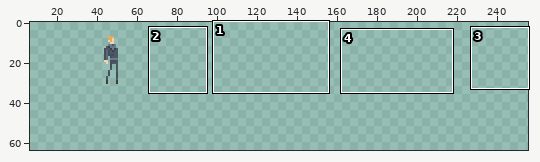
File history of a sprite sheet, assets/images/player.png. The first picture is a wide view before the edit; the outline marks the close-up.
Close-up. Before the commit:
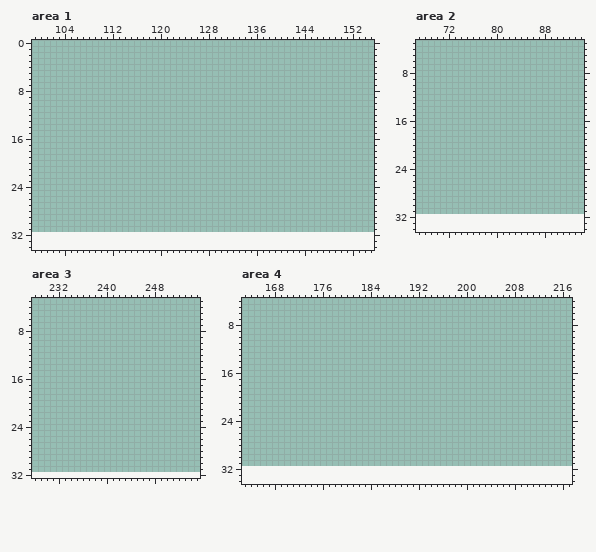
The file is 512x64 pixels, drawn in blocks of 2x2; one block is one cell here. Shown: area 1: x 99..155, y 0..34; area 2: x 67..94, y 3..34; area 3: x 228..255, y 3..32; area 4: x 163..217, y 4..34. The old version is drawn lined up with the new one, on the new canvas. The wide view leaves out empty margins. The commit also changed other parts of the picture, which this record leaves out.
New version:
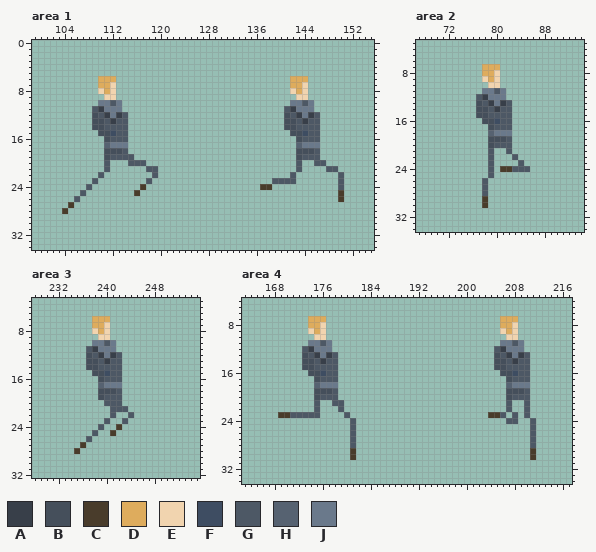
Palette (. is transparent): A #383f49  B #454f5b  C #493c2b  D #deac5d  E #f1d4af  F #3e4d62  G #4d5865  H #566271  J #6a798b
Changes in this commit:
canvas 256x32 -> 256x64
--- area 1
@@ x 99..155 @@
  5 .........................................................
- 6 .........................................................
- 7 .........................................................
- 8 .........................................................
- 9 .........................................................
-10 .........................................................
-11 .........................................................
-12 .........................................................
-13 .........................................................
-14 .........................................................
-15 .........................................................
-16 .........................................................
-17 .........................................................
-18 .........................................................
-19 .........................................................
-20 .........................................................
-21 .........................................................
-22 .........................................................
-23 .........................................................
-24 .........................................................
-25 .........................................................
-26 .........................................................
-27 .........................................................
-28 .........................................................
+ 6 ...........DDD.............................DDD...........
+ 7 ...........DDE.............................DDE...........
+ 8 ...........EDE.............................EDE...........
+ 9 ............EE..............................EE...........
+10 ...........JJGJ............................JJGJ..........
+11 ..........GAJJJ...........................GAJJJ..........
+12 ..........BGAJAG..........................BGAJAG.........
+13 ..........BBGAGG..........................BBGAGG.........
+14 ..........BBGGGG..........................BBGGGG.........
+15 ...........BBFGG...........................BBFGG.........
+16 ............BGGG............................BGGG.........
+17 ............HJJJ............................HJJJ.........
+18 ............BBBG............................BBBG.........
+19 ............BGGGG...........................BGGG.........
+20 ............G...GGG.........................G..GG........
+21 ............G......GG.......................G....GG......
+22 ...........G........G......................G.......G.....
+23 ..........G........G....................GGGG.......G.....
+24 .........G........C...................CC...........G.....
+25 ........G........C.................................C.....
+26 .......G...........................................C.....
+27 ......C..................................................
+28 .....C...................................................
 29 .........................................................
--- area 2
@@ x 75..87 @@
  6 .............
- 7 .............
- 8 .............
- 9 .............
-10 .............
-11 .............
-12 .............
-13 .............
-14 .............
-15 .............
-16 .............
-17 .............
-18 .............
-19 .............
-20 .............
-21 .............
-22 .............
-23 .............
-24 .............
-25 .............
-26 .............
-27 .............
-28 .............
-29 .............
-30 .............
+ 7 ...DDD.......
+ 8 ...DDE.......
+ 9 ...EDE.......
+10 ....EE.......
+11 ...JJGJ......
+12 ..GAJJJ......
+13 ..BGAJAG.....
+14 ..BBGAGG.....
+15 ..BBGGGG.....
+16 ...BBFGG.....
+17 ....BGGG.....
+18 ....HJJJ.....
+19 ....BBBG.....
+20 ....BGGG.....
+21 ....G..G.....
+22 ....G...G....
+23 ....G....G...
+24 ....G.CCGGG..
+25 ....G........
+26 ...G.........
+27 ...G.........
+28 ...G.........
+29 ...C.........
+30 ...C.........
 31 .............
--- area 3
@@ x 233..246 @@
  5 ..............
- 6 ..............
- 7 ..............
- 8 ..............
- 9 ..............
-10 ..............
-11 ..............
-12 ..............
-13 ..............
-14 ..............
-15 ..............
-16 ..............
-17 ..............
-18 ..............
-19 ..............
-20 ..............
-21 ..............
-22 ..............
-23 ..............
-24 ..............
-25 ..............
-26 ..............
-27 ..............
-28 ..............
+ 6 .....DDD......
+ 7 .....DDE......
+ 8 .....EDE......
+ 9 ......EE......
+10 .....JJGJ.....
+11 ....GAJJJ.....
+12 ....BGAJAG....
+13 ....BBGAGG....
+14 ....BBGGGG....
+15 .....BBFGG....
+16 ......BGGG....
+17 ......HJJJ....
+18 ......BBBG....
+19 ......BGGG....
+20 .......GGG....
+21 ........GGG...
+22 ........G..G..
+23 .......G..G...
+24 ......G..C....
+25 .....G..C.....
+26 ....G.........
+27 ...C..........
+28 ..C...........
 29 ..............
--- area 4
@@ x 163..217 @@
  6 .......................................................
- 7 .......................................................
- 8 .......................................................
- 9 .......................................................
-10 .......................................................
-11 .......................................................
-12 .......................................................
-13 .......................................................
-14 .......................................................
-15 .......................................................
-16 .......................................................
-17 .......................................................
-18 .......................................................
-19 .......................................................
-20 .......................................................
-21 .......................................................
-22 .......................................................
-23 .......................................................
-24 .......................................................
-25 .......................................................
-26 .......................................................
-27 .......................................................
-28 .......................................................
-29 .......................................................
-30 .......................................................
+ 7 ...........DDD.............................DDD.........
+ 8 ...........DDE.............................DDE.........
+ 9 ...........EDE.............................EDE.........
+10 ............EE..............................EE.........
+11 ...........JJGJ............................JJGJ........
+12 ..........GAJJJ...........................GAJJJ........
+13 ..........BGAJAG..........................BGAJAG.......
+14 ..........BBGAGG..........................BBGAGG.......
+15 ..........BBGGGG..........................BBGGGG.......
+16 ...........BBFGG...........................BBFGG.......
+17 ............BGGG............................BGGG.......
+18 ............HJJJ............................HJJJ.......
+19 ............BBBG............................BBBG.......
+20 ............BGGG............................BGGG.......
+21 ............G..GG...........................G..G.......
+22 ............G...G...........................G..G.......
+23 ......CCGGGGG....G.......................CCG.G.G.......
+24 ..................G.........................GG..G......
+25 ..................G.............................G......
+26 ..................G.............................G......
+27 ..................G.............................G......
+28 ..................G.............................G......
+29 ..................C.............................C......
+30 ..................C.............................C......
 31 .......................................................
Pixel boxes of the changes (left, top, right, bottom) in both close-ups:
added: (62, 76, 158, 214)
added: (260, 76, 344, 202)
added: (476, 64, 530, 208)
added: (74, 316, 134, 454)
added: (278, 316, 356, 460)
added: (488, 316, 536, 460)
